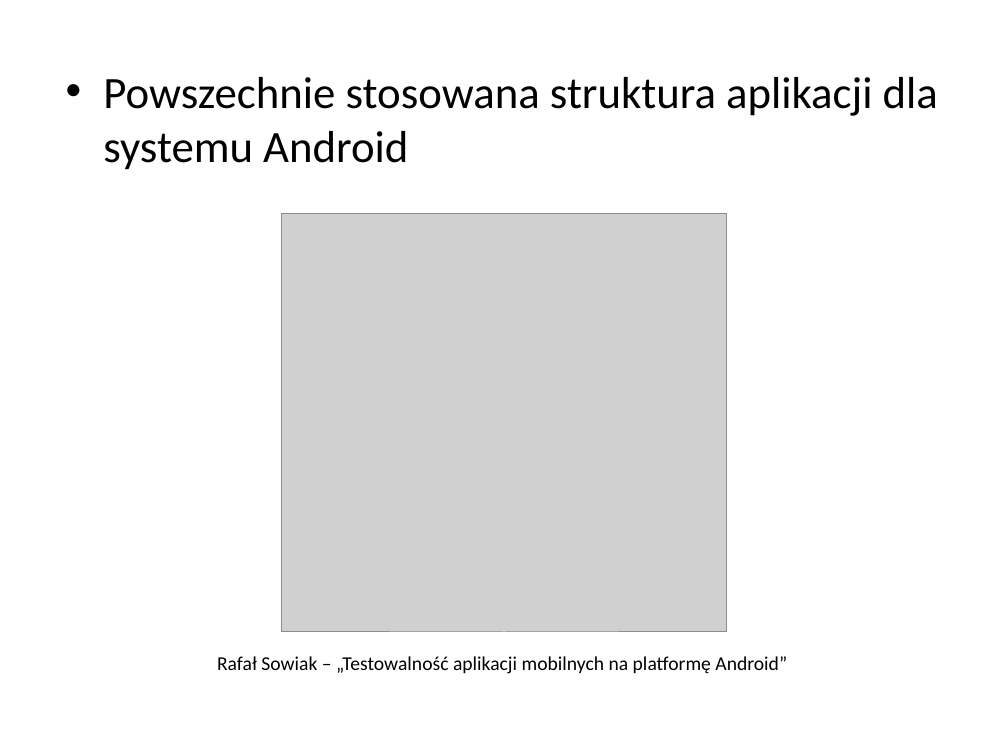
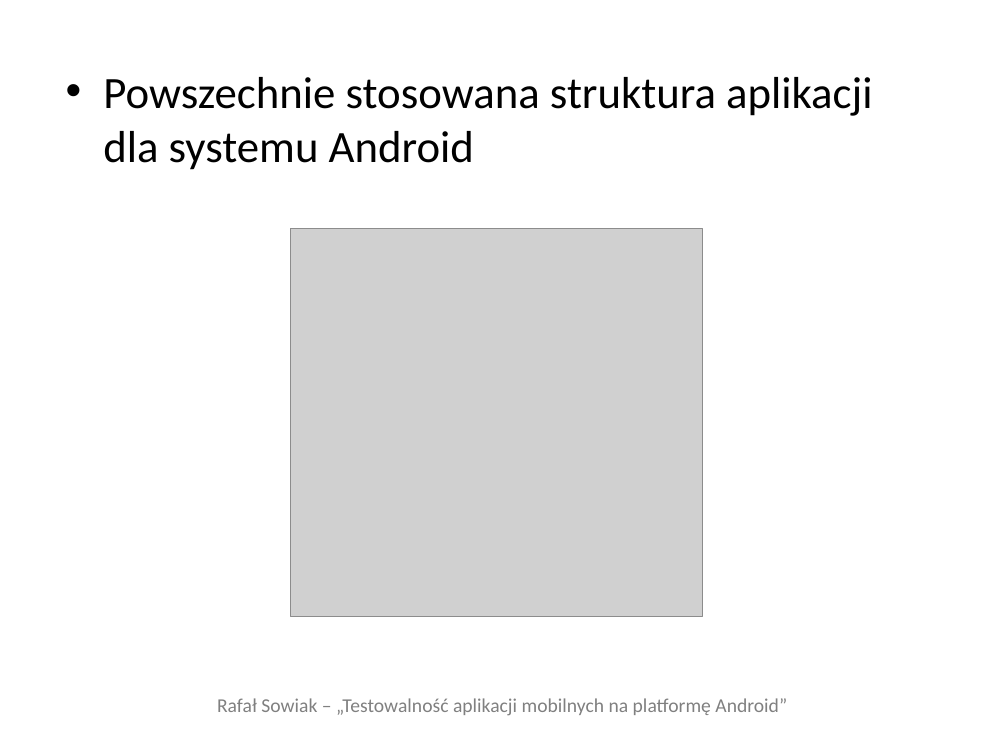
Before and after one commit to adventurewrites/mgr_info, a slide deck: slide 6 of rafal-sowiak-prezentacja-v1.pptx (slide 10 before the commit). Drawn at 1008x756 pixels with LibreOffice and Linux fonts; fonts in the diff are those of the drawing; grey boxes stand for pictures. Boxes give left, top, right and bottom in pixels: in the first picture for what was removed or moved away, otherwise in the second. Text is boxed around its words. In the diff, an @@ line names an element or a change of style, - is before the commit and + after.

```diff
--- a/rafal-sowiak-prezentacja-v1.pptx
+++ b/rafal-sowiak-prezentacja-v1.pptx
@@ text "Powszechnie stosowana struktura aplikacji dla ..." rewrapped from (x1=103, y1=77, x2=938, y2=170) to (x1=103, y1=77, x2=872, y2=170) @@
@@ picture resized from (x1=281, y1=213, x2=727, y2=632) to (x1=291, y1=229, x2=703, y2=616) @@
@@ title "Rafał Sowiak – „Testowalność aplikacji ..." moved from (x1=217, y1=656, x2=787, y2=674) to (x1=217, y1=698, x2=787, y2=716) @@
@@ title "Rafał Sowiak – „Testowalność aplikacji ..." at (x1=217, y1=698, x2=787, y2=716): text colour #000000 to #808080 @@
```
Also in this commit, not shown: 7 other slides changed, 3 slides added, 8 slides removed, 3 other files.
